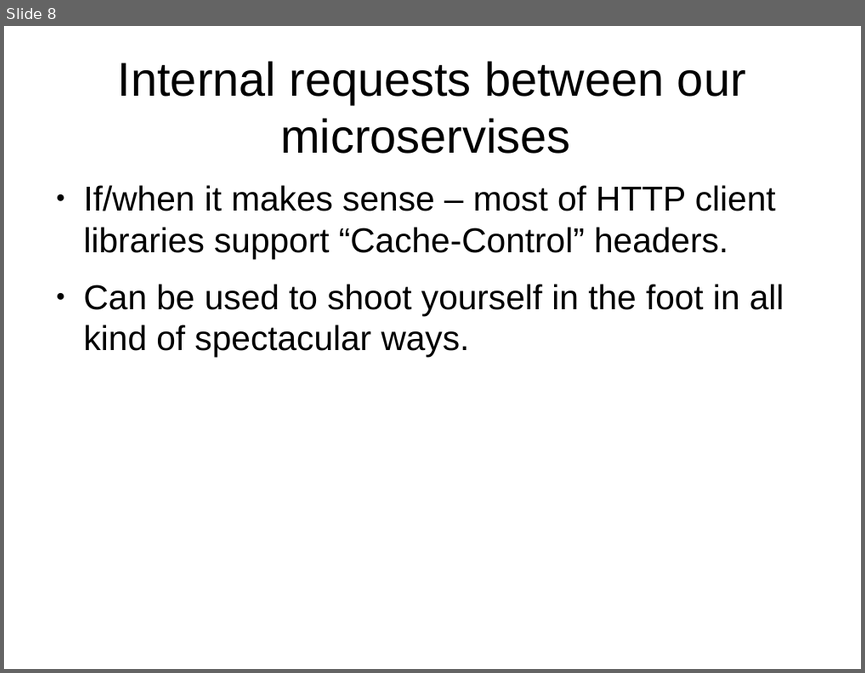
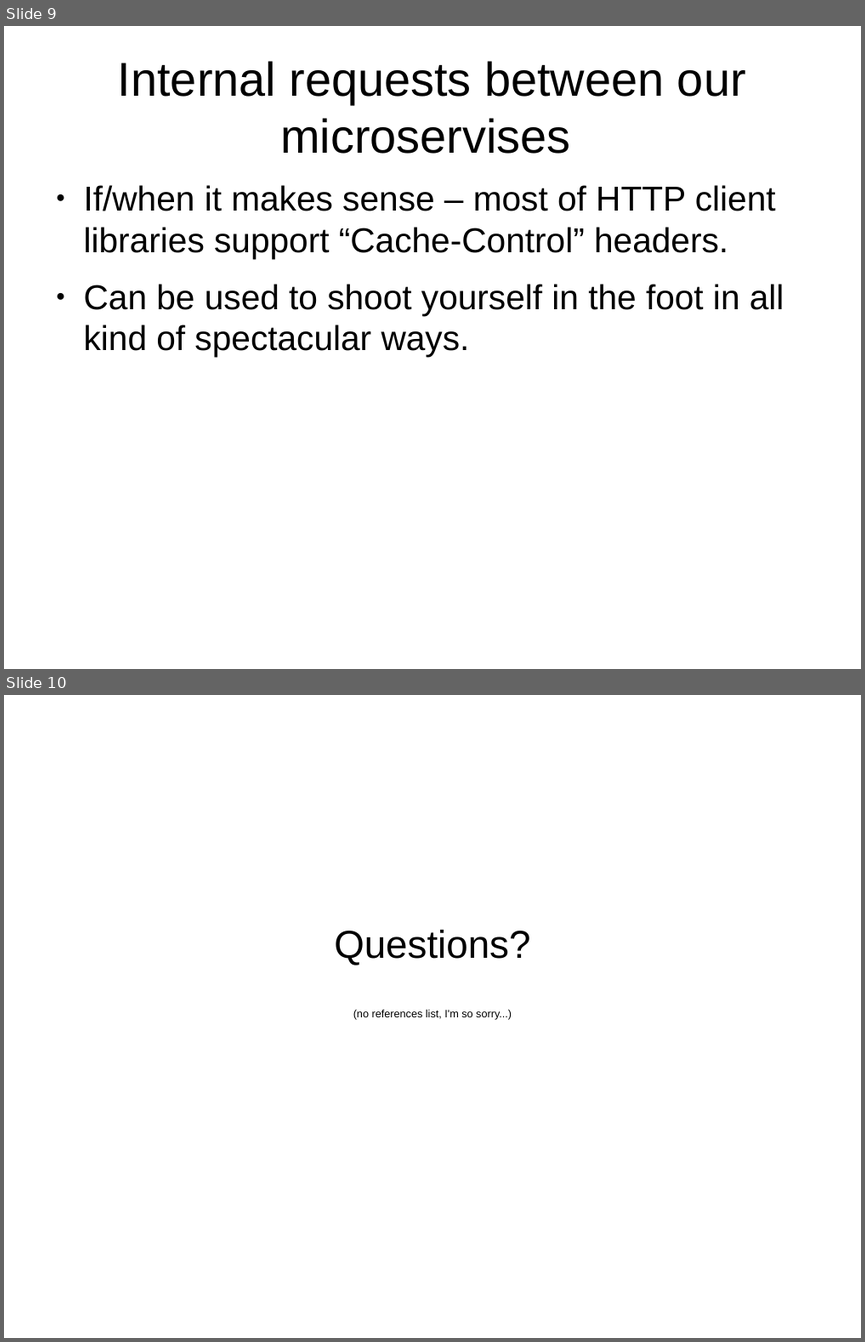
Before and after one commit to tadas-s/rack-cache-rails-demo, a slide deck: gentle-intro-to-client-and-server-side-http-caching.odp. Shown one above the other, each under a label of ours: slide 8 before the commit, slides 9 and 10 after it. The pictures are 865x673 and 865x1342 pixels, drawn with LibreOffice and Linux fonts; fonts in the diff are those of the drawing. Boxes give left, top, right and bottom in pixels: in the first picture for what was removed or moved away, otherwise in the second. Text is boxed around its words. In the diff, an @@ line names an element or a change of style, - is before the commit and + after.

```diff
--- a/gentle-intro-to-client-and-server-side-http-caching.odp
+++ b/gentle-intro-to-client-and-server-side-http-caching.odp
@@ slide 10 added at [4,695,861,1338], background #FFFFFF @@
@@ subtitle added at [334,930,530,1020], 10 pt, text #000000 @@
+Questions?
+(no references list, I'm so sorry...)
@@ what was slide 8 is now slide 9 @@
```
Also in this commit, not shown: 2 slides changed, 2 other slides added, 2 slides removed.
